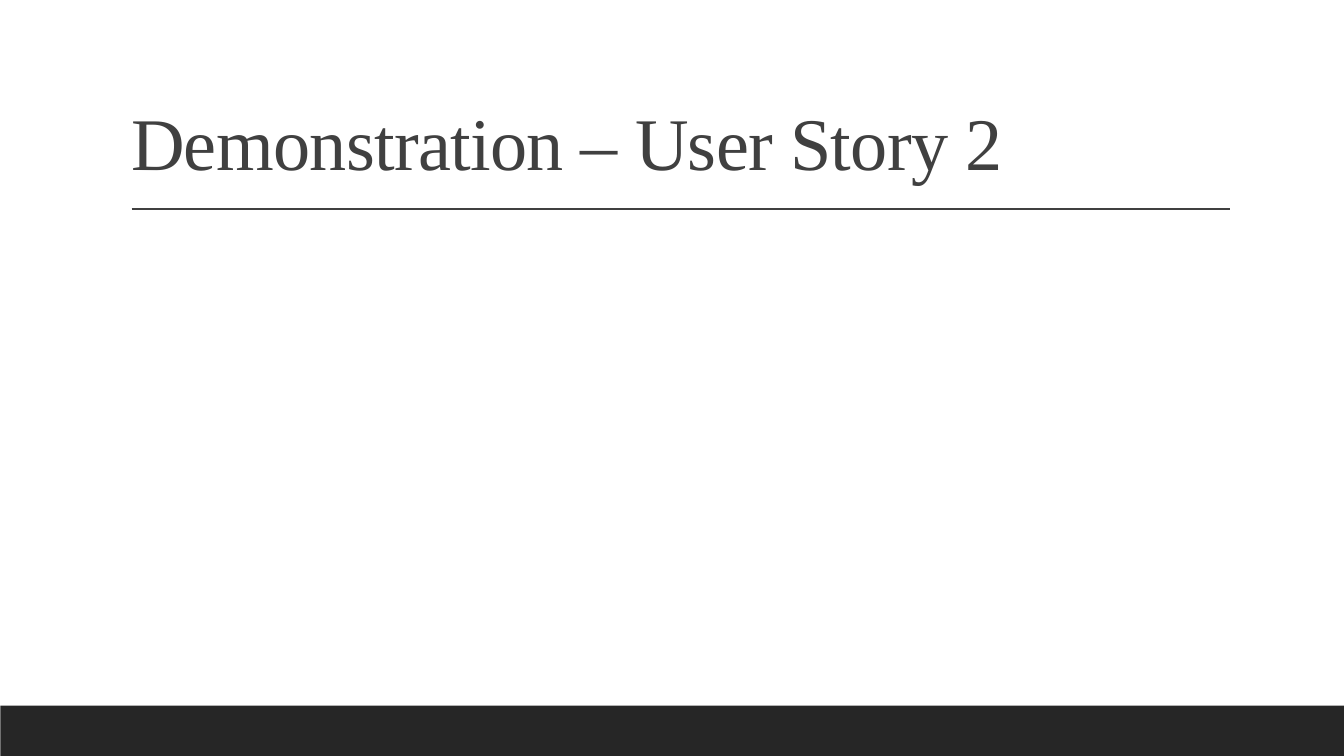
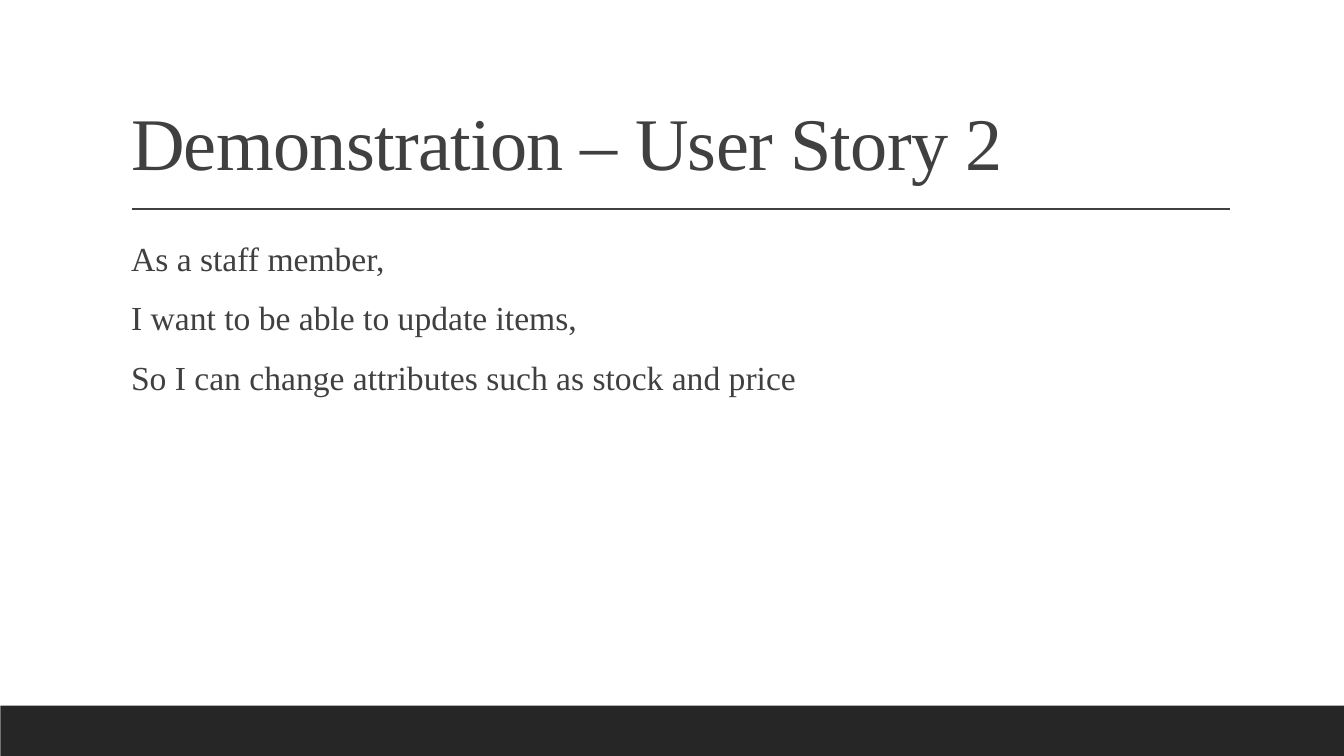
Before and after one commit to jadewfoster/IMS-22JulyEnable3, a slide deck: slide 13 of documentation/Fundamental Project (IMS) Presentation.pptx (slide 8 before the commit). Drawn at 1344x756 pixels with LibreOffice and Linux fonts; fonts in the diff are those of the drawing. Boxes give left, top, right and bottom in pixels: in the first picture for what was removed or moved away, otherwise in the second. Text is boxed around its words. In the diff, an @@ line names an element or a change of style, - is before the commit and + after.

```diff
--- a/documentation/Fundamental Project (IMS) Presentation.pptx
+++ b/documentation/Fundamental Project (IMS) Presentation.pptx
@@ text added at (131,247,796,397), 24 pt, text #404040 @@
+  As a staff member,
+  I want to be able to update items,
+  So I can change attributes such as stock and price
```
Also in this commit, not shown: 8 other slides changed, 15 slides added, 3 slides removed, 8 other files.
